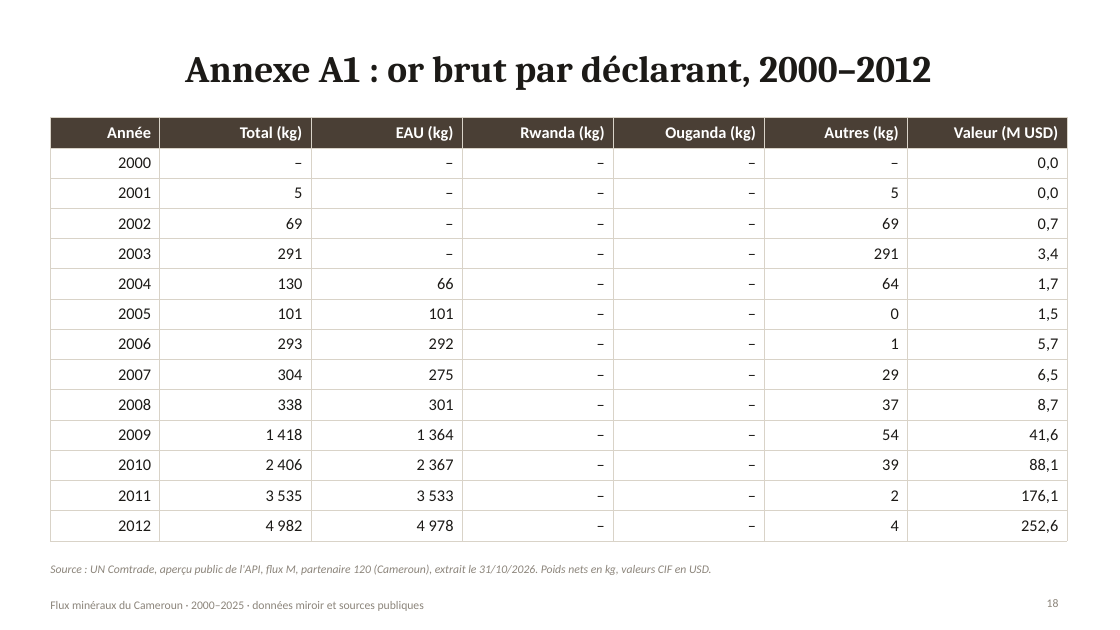
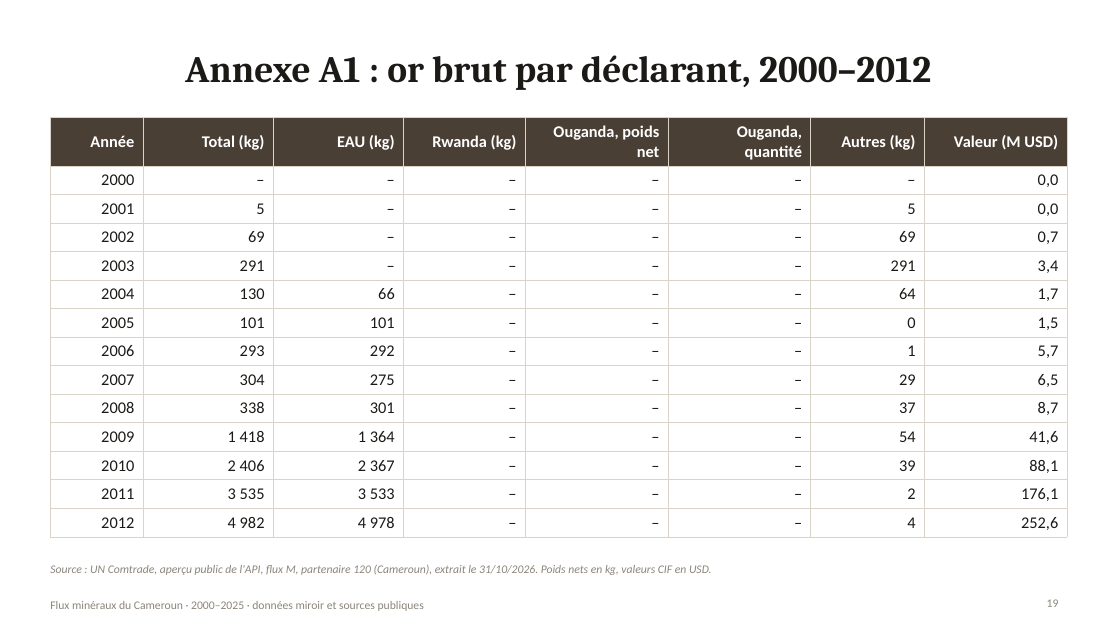
Before and after one commit to boujieka/Boujieka, a slide deck: slide 19 of docs/presentation/Flux_mineraux_Cameroun_2000-2025.pptx (slide 18 before the commit). Drawn at 1120x630 pixels with LibreOffice and Linux fonts; fonts in the diff are those of the drawing. Boxes give left, top, right and bottom in pixels: in the first picture for what was removed or moved away, otherwise in the second. Text is boxed around its words. In the diff, an @@ line names an element or a change of style, - is before the commit and + after.

```diff
--- a/docs/presentation/Flux_mineraux_Cameroun_2000-2025.pptx
+++ b/docs/presentation/Flux_mineraux_Cameroun_2000-2025.pptx
@@ table at <box>50,118,1067,534</box> @@
-column 5: Ouganda (kg) | – | – | – | – | – | – | – | – | – | – | – | – | –
+column 5: Ouganda, poids net | – | – | – | – | – | – | – | – | – | – | – | – | –
+column 6: Ouganda, quantité | – | – | – | – | – | – | – | – | – | – | – | – | –
```
Also in this commit, not shown: 8 other slides changed, 2 slides added, 4 other files.
